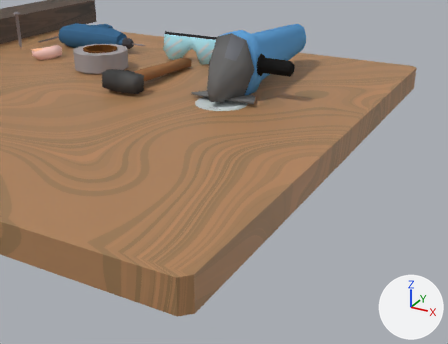
The Blender file ModelosBlender/Mesa.blend as it was, and as the next commit left it.
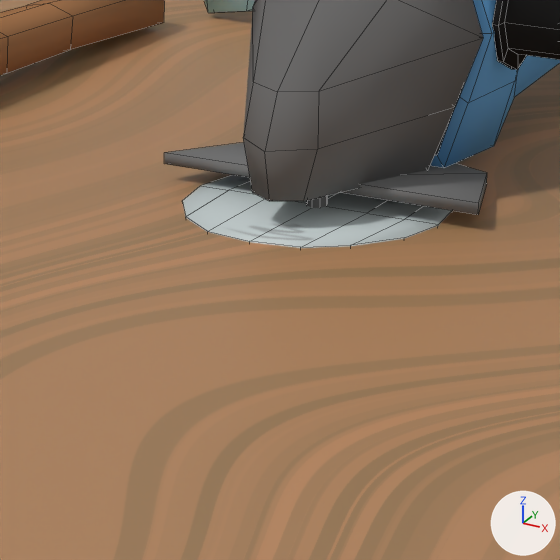
Each version is shown from a 50 mm lens placed at (8.02, -7.79, 3.48), pointed at (3.75, -0.03, -0.4), then close up on the part from 35% to 60% of the width and 18% to 50% of the height. Lighting does not change. The marker at lower right points along +X, +Y and +Z. The close-ups show mesh edges as thin lines.

Names of what the first close-up shows: 'Esmilhadeira', 'Martelo', 'Mesa'.
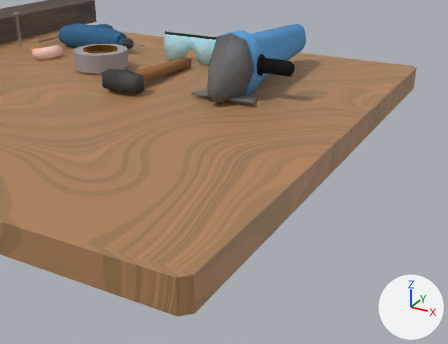
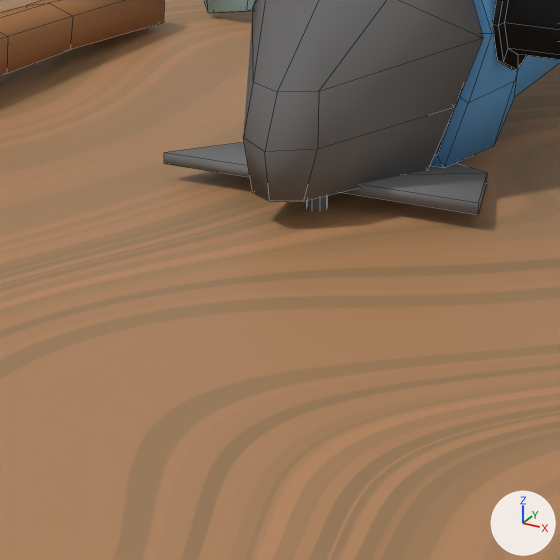
The change, as a diff of the scene's bpy script:
```diff
--- a/ModelosBlender/Mesa.blend.py
+++ b/ModelosBlender/Mesa.blend.py
@@ me_esmilhadeira @@
 me_esmilhadeira.from_pydata(...)  # 211 vertices, 202 faces; spans x -0.55..0.94, y -0.41..3.09, z 0.0..1.06
 # used by ob_esmilhadeira; location = (3.517, 0.322, 0.552)
-me_esmilhadeira.materials.append(mat_serratext)  # picture img_serratext
+# me_esmilhadeira part 1: the loose piece of 42 vertices spanning x -0.42..0.42, y -0.41..0.41, z 0.0..0.04 is deleted
 me_esmilhadeira.materials.append(mat_vertex)
```

Where the change shows, as pixel boxes [x1, y1, x2, y2] in the close-ups (560 x 560 px):
'Esmilhadeira', reshaped
    before: [164, 0, 560, 248]
    after: [164, 0, 560, 215]
part 1 of me_esmilhadeira, deleted
    before: [183, 175, 452, 248]
